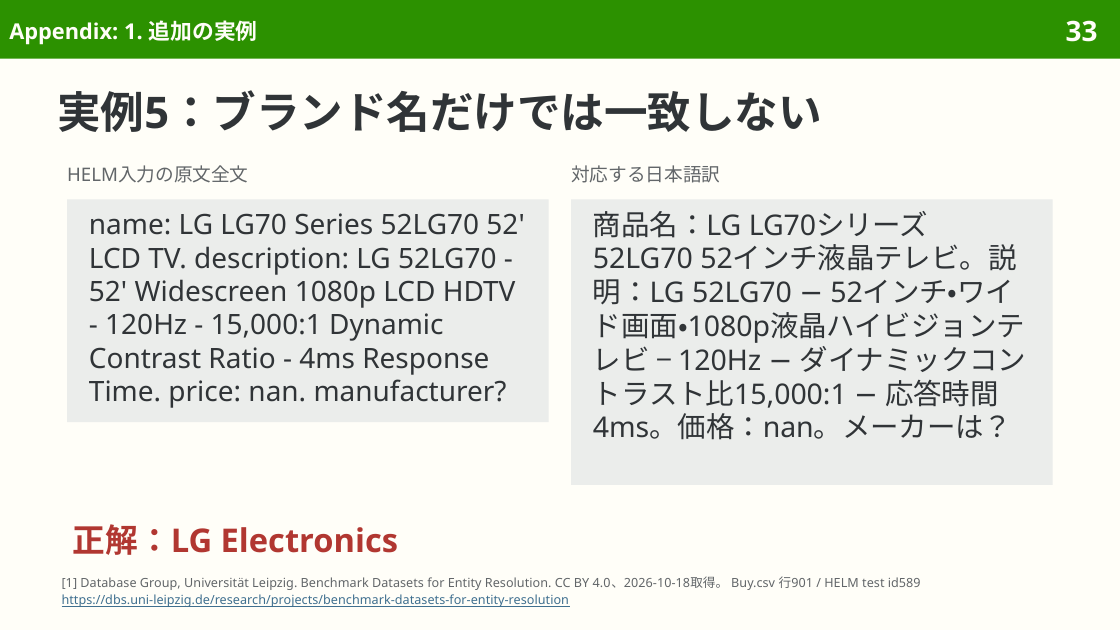
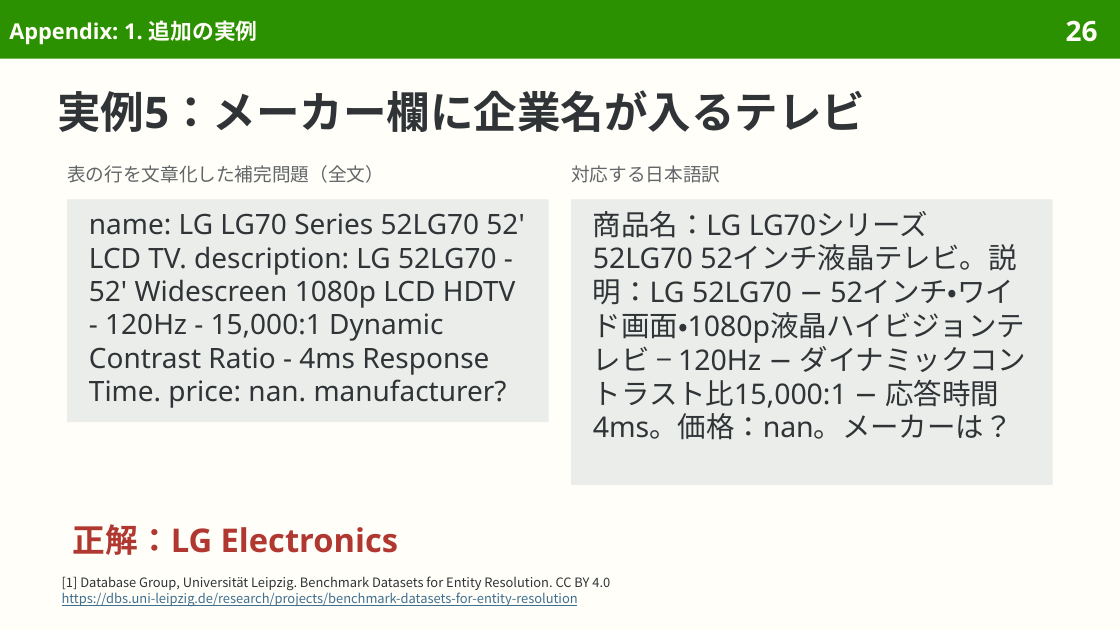
Before and after one commit to sasakiy84/datasets-in-10-minutes, a slide deck: slide 26 of slides/datasets-in-10-minutes-data-imputation.pptx (slide 33 before the commit). Drawn at 1120x630 pixels with LibreOffice and Linux fonts; fonts in the diff are those of the drawing. Boxes give left, top, right and bottom in pixels: in the first picture for what was removed or moved away, otherwise in the second. Text is boxed around its words. In the diff, an @@ line names an element or a change of style, - is before the commit and + after.

```diff
--- a/slides/datasets-in-10-minutes-data-imputation.pptx
+++ b/slides/datasets-in-10-minutes-data-imputation.pptx
@@ page number at (x1=1066, y1=20, x2=1098, y2=42): text changed @@
-33
+26
@@ title at (x1=57, y1=90, x2=865, y2=132): text changed @@
-実例5：ブランド名だけでは一致しない
+実例5：メーカー欄に企業名が入るテレビ
@@ text at (x1=67, y1=165, x2=384, y2=183): text changed @@
-HELM入力の原文全文
+表の行を文章化した補完問題（全文）
@@ text at (x1=62, y1=576, x2=610, y2=591): text changed; size 8.1 to 8.3 pt; font Noto Sans to Noto Sans CJK JP; text colour #626669 to #303437 @@
-[1] Database Group, Universität Leipzig. Benchmark Datasets for Entity Resolution. CC BY 4.0、2026-10-18取得。 Buy.csv 行901 / HELM test id589
+[1] Database Group, Universität Leipzig. Benchmark Datasets for Entity Resolution. CC BY 4.0
@@ text at (x1=62, y1=589, x2=578, y2=606): size 8.1 to 8.3 pt, font Noto Sans to Noto Sans CJK JP in "https://dbs.uni-leipzig.de/research/projects/benchmark-datas ..."; line spacing 9.4pt to 1 @@
```
Also in this commit, not shown: 35 other slides changed, 2 slides added, 18 slides removed, 43 other files.
